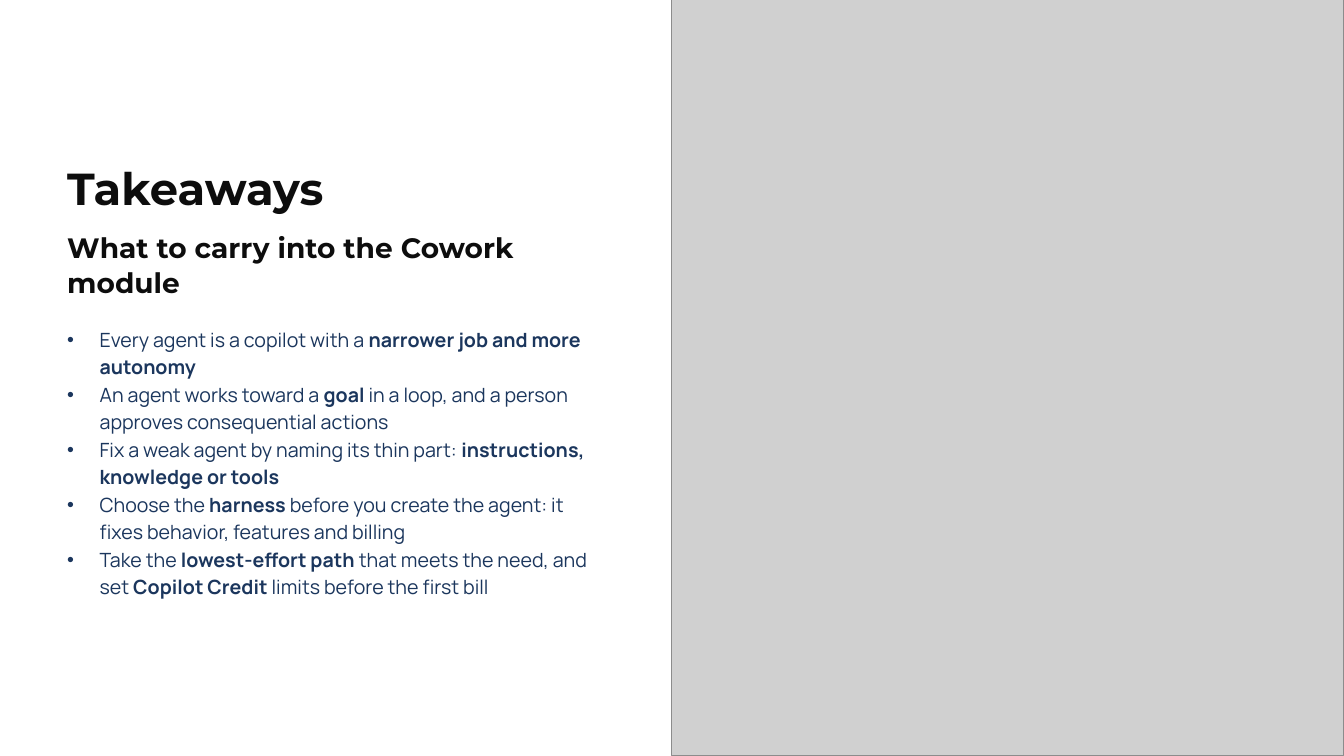
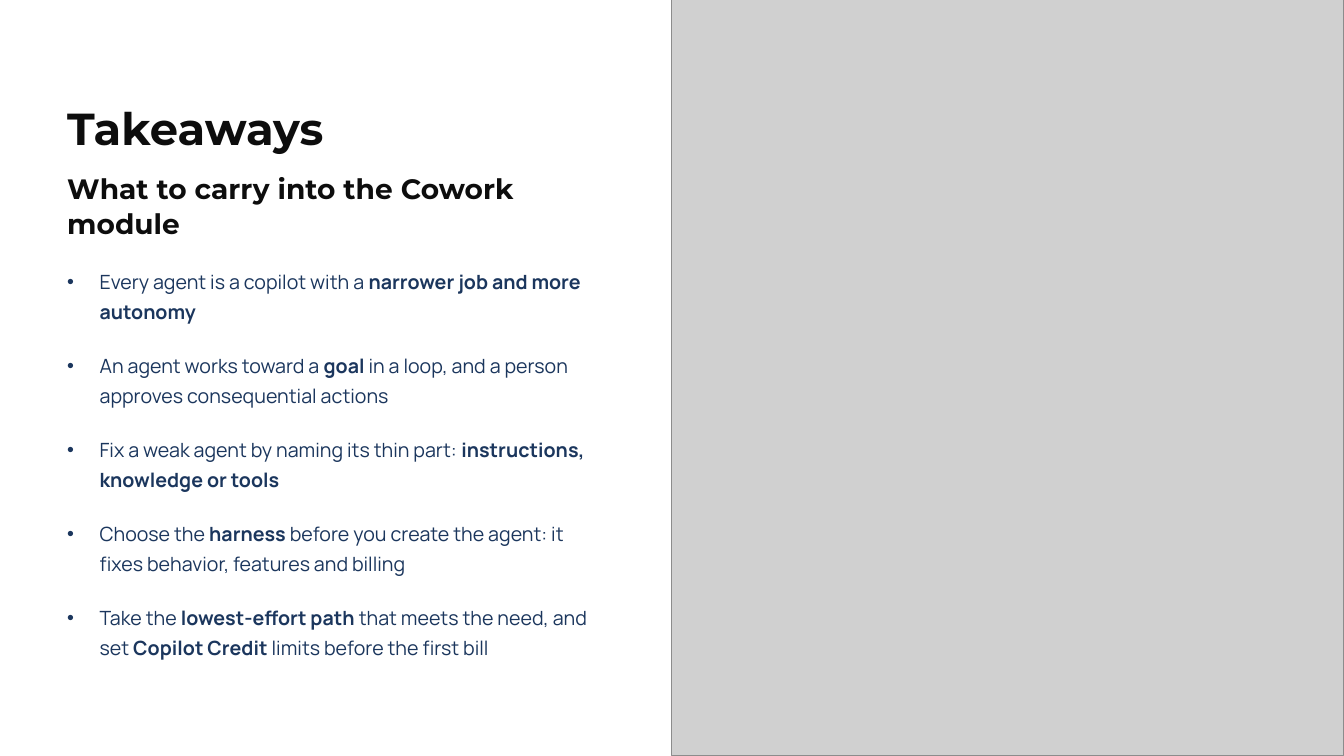
Before and after one commit to alexander-kastil/copilot-studio-agents, a slide deck: slide 31 of demos/01-intro/pptx/01-intro.pptx. Drawn at 1344x756 pixels with LibreOffice and Linux fonts; fonts in the diff are those of the drawing; grey boxes stand for pictures. Boxes give left, top, right and bottom in pixels: in the first picture for what was removed or moved away, otherwise in the second. Text is boxed around its words. In the diff, an @@ line names an element or a change of style, - is before the commit and + after.

```diff
--- a/demos/01-intro/pptx/01-intro.pptx
+++ b/demos/01-intro/pptx/01-intro.pptx
@@ 3 texts: place and size @@
-3 texts at [67, 171, 587, 599]
+3 texts at [67, 111, 587, 660]
@@ text "Every agent is a copilot ..." at [100, 274, 587, 660]: line spacing 1.17 to 1.25; more space between paragraphs @@
```
Also in this commit, not shown: 14 other slides changed, 39 other files.
